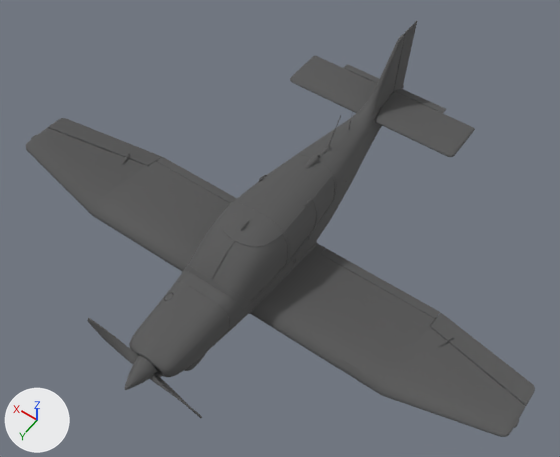
One commit to the FBX model Unity_PlanePreFlightCheck/Assets/_/ART/3D/3DModels/Plane/3D_Robin_DR400.fbx: the scene before it, then after it.
Before and after are seen from a camera (50 mm lens) standing at (-4.33, 5.91, 10.46) and looking at (-0.04, -0.09, 1.03). Every picture has the same lights, and +X, +Y and +Z are marked at lower left. The first picture is the older version. Where no turn or scale is listed for an object, it has been applied to the vertices. Vertices at exactly the same position are counted once.

In view in the first picture: 'MSH_ROBIN_Body', 'MSH_ROBIN_Glass'.
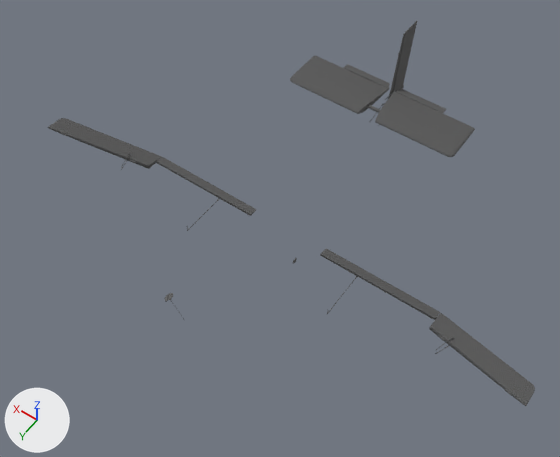
Pixel boxes (x1, y1, x2, y2) of what changed, in the pictures (560 x 457 px):
'MSH_ROBIN_Body', reshaped (7% shorter): before (26, 21, 535, 437); after (48, 21, 535, 406)
'MSH_ROBIN_Glass', deleted: before (189, 177, 360, 379)
part 1 of me_mesh_023, deleted: before (32, 68, 519, 427)
part 2 of me_mesh_023, cut back: before (26, 34, 525, 437); after (391, 34, 405, 91)

The change in detail:
me_mesh_023 is used by ob_msh_robin_body; location (0.0, 0.0, 0.0).
me_mesh_023 had 10978 vertices, 10426 faces and spanned x -4.39..4.39, y -4.04..3.35, z -0.04..2.46.
me_mesh_023 now has 1915 vertices, 1850 faces and spans x -4.37..4.37, y -4.04..0.54, z 0.57..2.46.
me_mesh_023 part 1: 64 loose pieces with 5543 vertices, spanning x -4.39..4.39, y -3.57..3.35, z -0.04..2.08, are deleted.
me_mesh_023 part 2: 1 vertex moved within x 0.0, y -3.61, z 2.44; 3520 vertices removed from x -4.37..4.37, y -3.61..2.9, z 0.53..2.46.
Object 'MSH_ROBIN_Glass' (ob_msh_robin_glass) is deleted.
